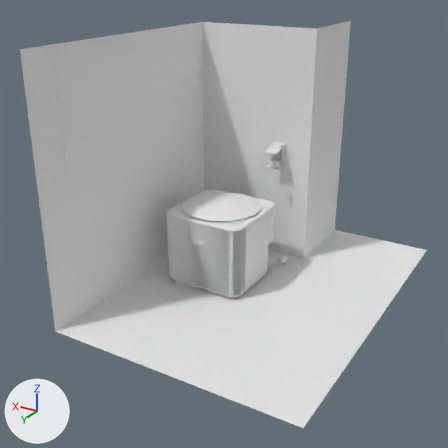
Renders of the Blender file vl.vlabs.com.ua/models/hvac/vlab.hvac.base/vlab.hvac.base.blend from each side of a commit.
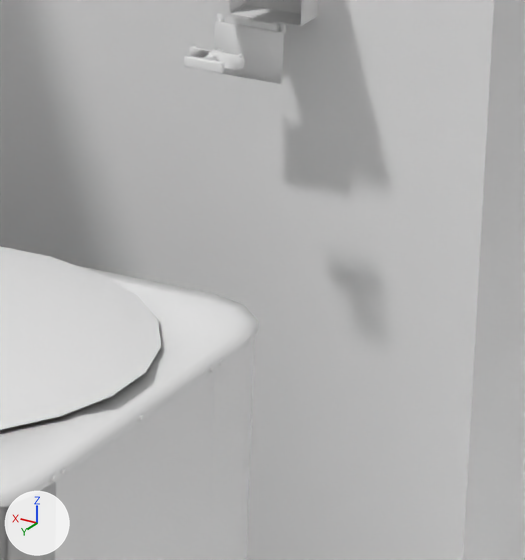
Each version appears first whole from a 50 mm camera at (-3.07, 5.08, 3.13) aimed at (-0.25, 0.38, 0.78), and next in a close-up on the part from 53% to 70% of the width and 35% to 53% of the height. The axes (+X, +Y, +Z) are drawn at lower left. The lights are the same throughout.

Before the edit, the objects in view are built like this:
```python
me_plane_009 = bpy.data.meshes.new('Plane.009')
me_plane_009.from_pydata(...)  # 24 vertices, 10 faces; spans x -0.117..0.118, y -0.119..0.119, z 0.0..0.376
me_plane_009.polygons.foreach_set('use_smooth', [True] * 10)
me_plane_009.materials.append(mat_bryantb225b_heatpumpframematerial)  # its picture is missing
me_plane_013 = bpy.data.meshes.new('Plane.013')
me_plane_013.from_pydata(...)  # 96 vertices, 50 faces; spans x -0.403..0.403, y -0.403..0.403, z -0.001..0.035
me_plane_013.polygons.foreach_set('use_smooth', [True] * 50)
me_plane_013.materials.append(mat_bryantb225b_heatpumpframematerial)  # its picture is missing
me_plane_016 = bpy.data.meshes.new('Plane.016')
me_plane_016.from_pydata(...)  # 300 vertices, 218 faces, 4 loose edges; spans x -0.0502..0.0422, y -0.0437..0.0185, z -0.0114..0.0114
me_plane_016.materials.append(mat_combinedmaterial)  # its picture is missing
ob_acdisconnectclamp = bpy.data.objects.new('ACDisconnectClamp', me_plane_016)
ob_acdisconnectclamp.location = (-0.24, -0.552, 1.094)
ob_bryantb225b_heatpumpfangrid = bpy.data.objects.new('bryantB225B-heatPumpFanGrid', me_plane_013)
ob_bryantb225b_heatpumpfangrid.parent = ob_bryantb225b_heatpumpframecap
ob_bryantb225b_heatpumpfangrid.matrix_parent_inverse = Matrix(((1.0, 0.0, 0.0, 0.0), (0.0, 1.0, 0.0, 0.0), (0.0, 0.0, 1.0, -0.787), (0.0, 0.0, 0.0, 1.0)))
ob_bryantb225b_heatpumpfangrid.location = (0.0, 0.0, 0.787)
ob_bryantb225b_heatpumpframeservicepanel = bpy.data.objects.new('bryantB225B-heatPumpFrameServicePanel', me_plane_009)
ob_bryantb225b_heatpumpframeservicepanel.location = (-0.323, -0.321, 0.373)
# also in view: 'bryantB225B-heatPumpLeftVentPanel' at (-0.44, 0.04, 0.41); 'bryantB225B-heatPumpFrontVentPanel' at (0.0, 0.36, 0.4); 'Plane.001' at (-0.24, -0.76, 1.2); 'ACDisconnectInternalPlate' at (-0.24, -0.69, 1.08); 'houseWall' at (0.07, 0.0, 1.25)
```
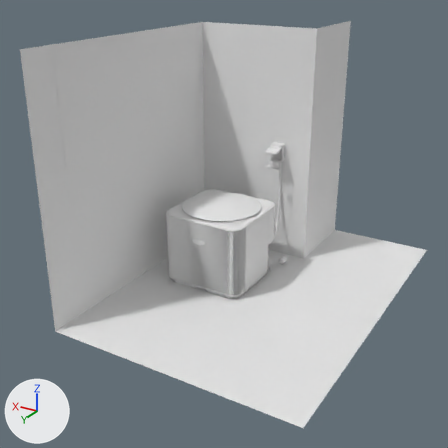
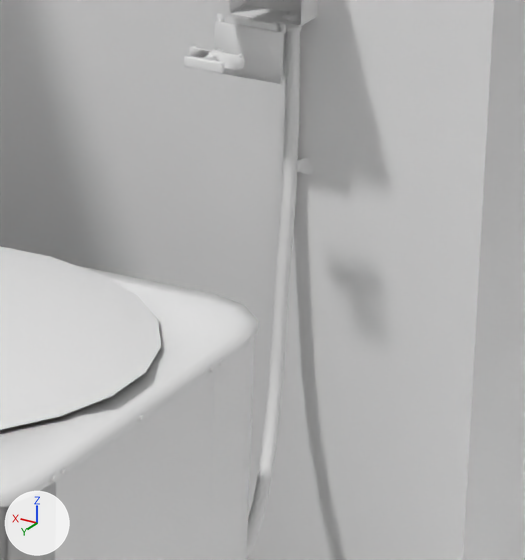
Patch to the scene script:
```diff
--- a/vl.vlabs.com.ua/models/hvac/vlab.hvac.base/vlab.hvac.base.blend.py
+++ b/vl.vlabs.com.ua/models/hvac/vlab.hvac.base/vlab.hvac.base.blend.py
@@ mat_electricitycombinedmaterial @@
+mat_electricitycombinedmaterial = diffuse_material('electricityCombinedMaterial')
+mat_electricitycombinedmaterial.base_color = (0.8, 0.8, 0.8)  # white #e7e7e7
@@ me_cubeziercurve @@
+me_cubeziercurve.from_pydata(...)  # 440 vertices, 390 faces; spans x -0.107..0.014, y -0.026..0.451, z -0.833..0.007
+me_cubeziercurve.materials.append(mat_electricitycombinedmaterial)  # its picture is missing
@@ ob_beziercurve @@
+ob_beziercurve = bpy.data.objects.new('BezierCurve', me_cubeziercurve)
+ob_beziercurve.location = (-0.273, -0.773, 1.11)
```

What differs and where, as boxes (x1, y1, x2, y2) in the close-ups (525 x 560 px):
'BezierCurve', added
    after: (245, 11, 315, 560)
